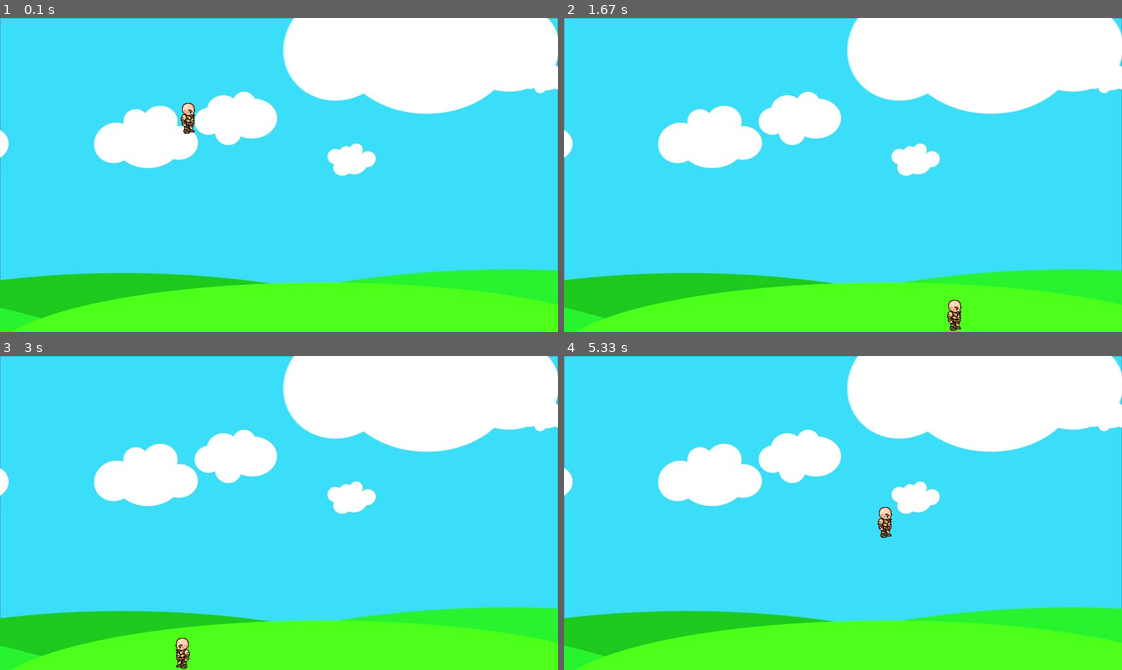
Above: before the commit, frames 1-4 (two rows, left to right).
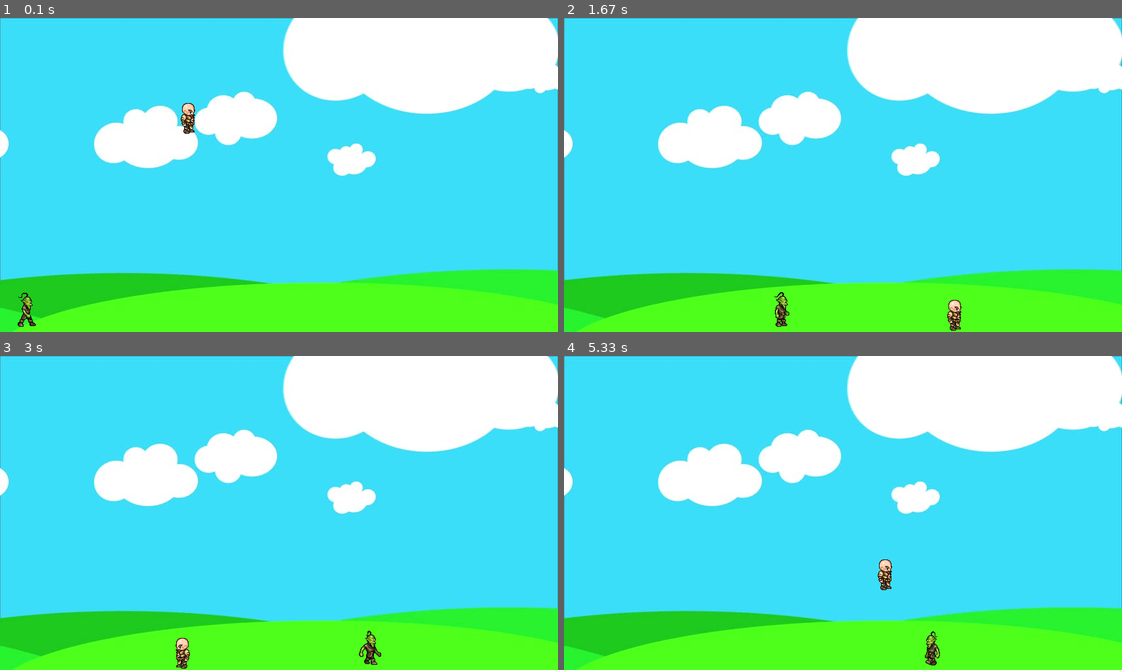
Above: after the commit, the same moments.

Repository: aprzn123/pygamething
Game: pygame game, started from game.py
Two runs of this game, one before a commit and one after it. Both use one fixed random seed, a clock stepped at 60 frames per second and the inputs below.
Inputs:
- Up to frame 1 (0.1 s): no input
- Up to frame 2 (1.67 s): hold Right 0.33-0.8 s; hold Up 0.83-1.13 s; hold Right 1.17-1.63 s
- Up to frame 3 (3 s): hold Left 1.67-2.2 s; hold Left 2.23-2.63 s; tap Space at 2.67 s
- Up to frame 4 (5.33 s): hold Up 3-3.37 s; hold Right 3.4-4.03 s; hold Left 4.07-4.53 s; hold Right 4.57-5.03 s; hold Up from 5.07 s (still down)

The runs differ from the first frame. In frame 1, 0.2% of the frame differs, in the area x 3-7%, y 87-99%; in frame 2, 0.2%; in frame 3, 0.2%; in frame 4, 0.6%, in the area x 56-68%, y 48-99%.

Commit message:
ENEMYYYYY

Diff:
--- a/game.py
+++ b/game.py
@@ -1,6 +1,8 @@
 """
 The main game.
 """
+# INITIALIZE ---------------------------------------------------------------------------
+
 import pygame
 # window dimensions
 WINDOW_WIDTH = 852
@@ -16,10 +18,21 @@
 pygame.display.set_caption("game")
 
 # import the images
-walk_r = [pygame.image.load('assets/R1.png'), pygame.image.load('assets/R2.png'), pygame.image.load('assets/R3.png'), pygame.image.load('assets/R4.png'), pygame.image.load('assets/R5.png'), pygame.image.load('assets/R6.png'), pygame.image.load('assets/R7.png'), pygame.image.load('assets/R8.png'), pygame.image.load('assets/R9.png')]
-walk_l = [pygame.image.load('assets/L1.png'), pygame.image.load('assets/L2.png'), pygame.image.load('assets/L3.png'), pygame.image.load('assets/L4.png'), pygame.image.load('assets/L5.png'), pygame.image.load('assets/L6.png'), pygame.image.load('assets/L7.png'), pygame.image.load('assets/L8.png'), pygame.image.load('assets/L9.png')]
+walk_r = [pygame.image.load('assets/R1.png'), pygame.image.load('assets/R2.png'), \
+pygame.image.load('assets/R3.png'), pygame.image.load('assets/R4.png'), \
+pygame.image.load('assets/R5.png'), pygame.image.load('assets/R6.png'), \
+pygame.image.load('assets/R7.png'), pygame.image.load('assets/R8.png'), \
+pygame.image.load('assets/R9.png')]
+walk_l = [pygame.image.load('assets/L1.png'), pygame.image.load('assets/L2.png'), \
+pygame.image.load('assets/L3.png'), pygame.image.load('assets/L4.png'), \
+pygame.image.load('assets/L5.png'), pygame.image.load('assets/L6.png'), \
+pygame.image.load('assets/L7.png'), pygame.image.load('assets/L8.png'), \
+pygame.image.load('assets/L9.png')]
 bg = pygame.image.load('assets/bg.jpg')
 char = pygame.image.load('assets/standing.png')
+
+# END INITIALIZE -----------------------------------------------------------------------
+# CREATE CLASSES -----------------------------------------------------------------------
 
 # Create player class
 class Player(object):
@@ -37,6 +50,7 @@
         self.walk_count = 0
         self.is_jumping = False
         self.standing = True
+        self.hitbox = (self.x + 20, self.y, 28, 60)
 
     # draw character
     def draw(self, win):
@@ -49,6 +63,7 @@
         if self.y + self.h == WINDOW_HEIGHT:
             self.walk_count += 1
 
+# Create projectile class
 class Projectile(object):
     def __init__(self, x, y, radius, color, facing):
         self.x = x
@@ -59,23 +74,78 @@
         self.x_v = 16 * facing
         self.y_v = 10
 
+    # draw projectile
     def draw(self, win):
         pygame.draw.circle(win, self.color, (self.x, self.y), self.radius)
 
+# Create Enemy class
+class Enemy(object):
+    walk_r = [pygame.image.load('assets/R1E.png'), pygame.image.load('assets/R2E.png'), \
+    pygame.image.load('assets/R3E.png'), pygame.image.load('assets/R4E.png'), \
+    pygame.image.load('assets/R5E.png'), pygame.image.load('assets/R6E.png'), \
+    pygame.image.load('assets/R7E.png'), pygame.image.load('assets/R8E.png'), \
+    pygame.image.load('assets/R9E.png'), pygame.image.load('assets/R10E.png'), \
+    pygame.image.load('assets/R11E.png')]
+
+    walk_l = [pygame.image.load('assets/L1E.png'), pygame.image.load('assets/L2E.png'), \
+    pygame.image.load('assets/L3E.png'), pygame.image.load('assets/L4E.png'), \
+    pygame.image.load('assets/L5E.png'), pygame.image.load('assets/L6E.png'), \
+    pygame.image.load('assets/L7E.png'), pygame.image.load('assets/L8E.png'), \
+    pygame.image.load('assets/L9E.png'), pygame.image.load('assets/L10E.png'), \
+    pygame.image.load('assets/L11E.png')]
+
+    def __init__(self, x, y, w, h, v, end):
+        self.x = x
+        self.y = y
+        self.w = w
+        self.h = h
+        self.end = end
+        self.walk_count = 0
+        self.v = v
+        self.path = [self.x, self.end]
+
+    def draw(self, win):
+        if self.v < 0:
+            win.blit(self.walk_l[(self.walk_count  % 33) // 3], (self.x, self.y))
+        else:
+            win.blit(self.walk_r[(self.walk_count % 33) // 3], (self.x, self.y))
+        self.walk_count += 1
+        print(self.walk_count)
+
+    def move(self):
+        if self.v > 0:
+            if self.x + self.w < self.path[1]:
+                self.x += self.v
+                #print("moved right")
+            else:
+                self.v = self.v * -1
+                self.walk_count = 0
+                #print("turned left")
+        else:
+            if self.x > self.path[0]:
+                self.x += self.v
+                #print("moved left")
+            else:
+                self.v = self.v * -1
+                self.walk_count = 0
+                #print("turned right")
+
+# END CREATE CLASSES -------------------------------------------------------------------
+# DEFINE VARIABLES AND FUNCTIONS -------------------------------------------------------
+
 # clock
 clock = pygame.time.Clock()
 
-you = Player(256, 100, 64, 64, 5, 20)
+# entities
+you = Player(256, 100, 64, 64, 5, 15)
 bullets = []
+enemy = Enemy(00, 416, 64, 64, 3, 800)
 
 # shot timer
 shot_timer = 0
 
 # Drawing all the things
-def draw():
-    global walk_count
-    global y
-    global h
+def redrawFrame():
     # background
     WINDOW.blit(bg, (0, 0))
 
@@ -85,11 +155,18 @@
     # bullets
     for bullet in bullets:
         bullet.draw(WINDOW)
+
+    # enemy
+    enemy.draw(WINDOW)
+
+    # NOTHING PAST HERE ===========
     pygame.display.update()
-
 # debug
 def debug():
-    print(shot_timer)
+    pass
+
+# END DEFINE VARIABLES AND FUNCTIONS ---------------------------------------------------
+# GAME LOOP ----------------------------------------------------------------------------
 
 # game loop
 run = True
@@ -169,8 +246,10 @@
     you.x += you.x_v
     for bullet in bullets:
         bullet.y -= bullet.y_v
-
-    draw()
+    enemy.move()
+
+    redrawFrame()
     debug()
 
 pygame.quit()
+# END GAME LOOP ------------------------------------------------------------------------
